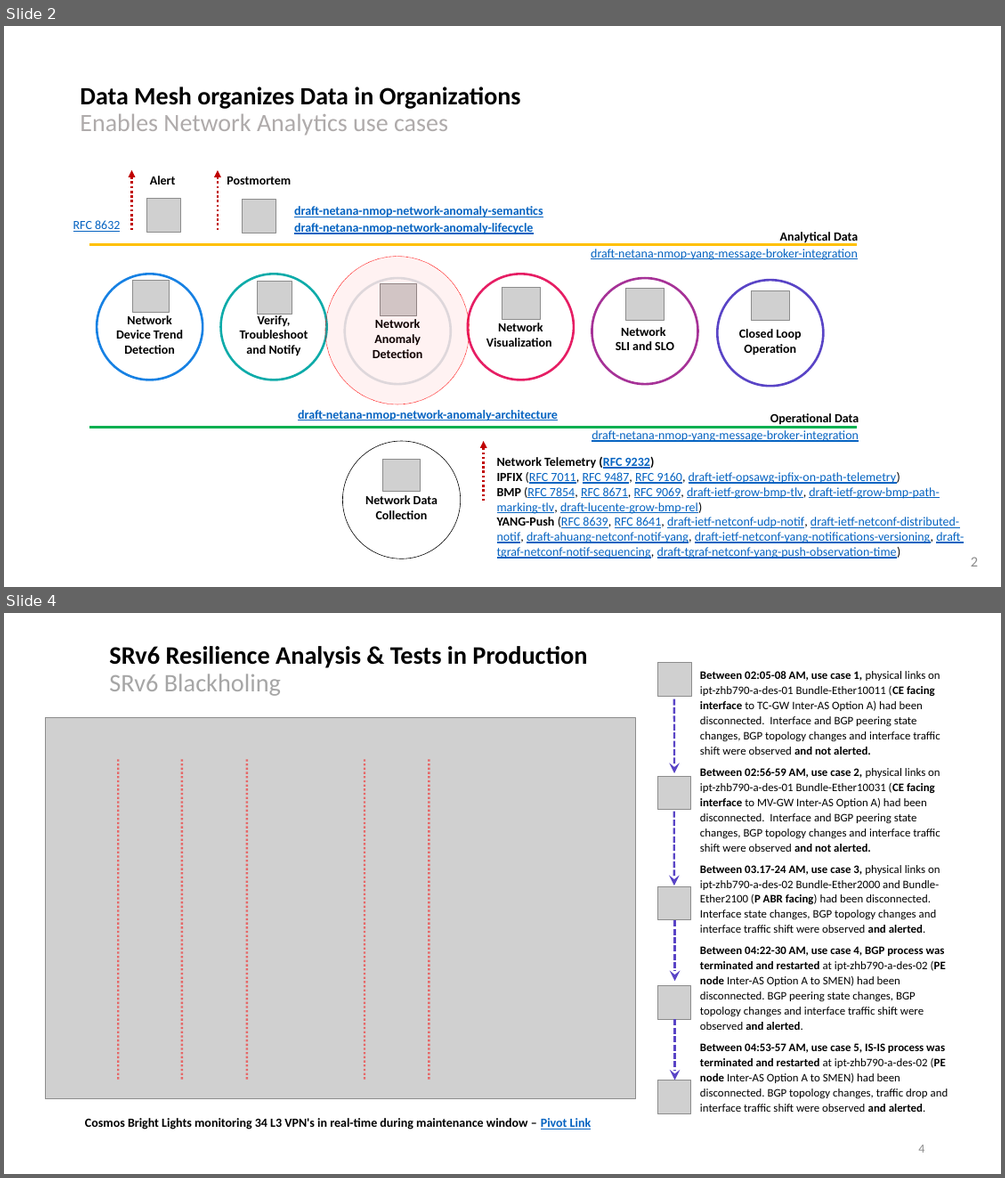
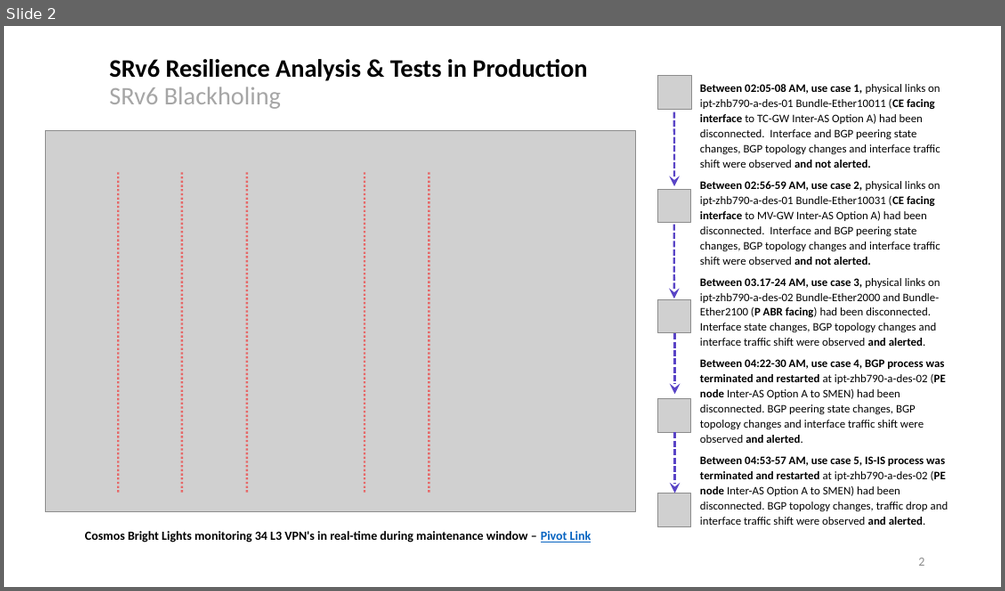
Before and after one commit to network-analytics/ietf-network-analytics-document-status, a slide deck: 122/NMOP/nmop-interim-swisscom-network-analytics-network-incident-postmortem.pptx. Shown one above the other, each under a label of ours: slides 2 and 4 before the commit, slide 2 after it; the slides between them are not shown. The pictures are 1005x1178 and 1005x591 pixels, drawn with LibreOffice and Linux fonts; fonts in the diff are those of the drawing; grey boxes stand for pictures. Boxes give left, top, right and bottom in pixels: in the first picture for what was removed or moved away, otherwise in the second. Text is boxed around its words. In the diff, an @@ line names an element or a change of style, - is before the commit and + after.

```diff
--- a/122/NMOP/nmop-interim-swisscom-network-analytics-network-incident-postmortem.pptx
+++ b/122/NMOP/nmop-interim-swisscom-network-analytics-network-incident-postmortem.pptx
@@ slide 2 removed at (4, 26, 1001, 587), background #FFFFFF @@
@@ title removed at (80, 87, 521, 135) @@
-Data Mesh organizes Data in Organizations
-Enables Network Analytics use cases
@@ arrow removed from (132, 232) to (132, 170) @@
@@ text removed at (150, 176, 176, 184) @@
-Alert
@@ arrow removed from (218, 232) to (218, 170) @@
@@ text removed at (226, 176, 291, 184) @@
-Postmortem
@@ picture removed at (146, 198, 180, 232) @@
@@ picture removed at (243, 200, 276, 233) @@
@@ text removed at (294, 206, 542, 234) @@
-draft-netana-nmop-network-anomaly-semantics
-draft-netana-nmop-network-anomaly-lifecycle
@@ text removed at (73, 220, 120, 232) @@
-RFC 8632
@@ text removed at (591, 232, 858, 260) @@
-Analytical Data
-draft-netana-nmop-yang-message-broker-integration
@@ line removed from (89, 244) to (857, 244) @@
@@ ellipse removed at (325, 257, 469, 404) @@
@@ ellipse removed at (97, 273, 202, 379) @@
-Network Device Trend Detection
@@ picture removed at (133, 281, 170, 313) @@
@@ ellipse removed at (221, 273, 327, 379) @@
-Verify, Troubleshoot and Notify
@@ picture removed at (257, 281, 291, 313) @@
@@ ellipse removed at (345, 278, 451, 384) @@
-Network Anomaly Detection
@@ picture removed at (380, 284, 417, 316) @@
@@ ellipse removed at (468, 273, 574, 379) @@
-Network Visualization
@@ picture removed at (502, 287, 541, 319) @@
@@ ellipse removed at (591, 278, 698, 384) @@
-Network
-SLI and SLO
@@ picture removed at (625, 288, 664, 320) @@
@@ ellipse removed at (718, 281, 824, 386) @@
-Closed Loop Operation
@@ picture removed at (751, 290, 789, 320) @@
@@ text removed at (298, 410, 558, 421) @@
-draft-netana-nmop-network-anomaly-architecture
@@ text removed at (591, 413, 858, 442) @@
-Operational Data
-draft-netana-nmop-yang-message-broker-integration
@@ line removed from (90, 426) to (858, 426) @@
@@ ellipse removed at (343, 441, 461, 558) @@
-Network Data Collection
@@ arrow removed from (484, 502) to (484, 441) @@
@@ picture removed at (382, 459, 420, 491) @@
@@ text removed at (497, 457, 963, 558) @@
-Network Telemetry (RFC 9232)
-IPFIX (RFC 7011, RFC 9487, RFC 9160, draft-ietf-opsawg-ipfix-on-path-telemetry)
-BMP (RFC 7854, RFC 8671, RFC 9069, draft-ietf-grow-bmp-tlv, draft-ietf-grow-bmp-path-marking-tlv, draft-lucente-grow-bmp-rel)
-YANG-Push (RFC 8639, RFC 8641, draft-ietf-netconf-udp-notif, draft-ietf-netconf-distributed-notif, draft-ahuang-netconf-notif-yang, draft-ietf-netconf-yang-notifications-versioning, draft-tgraf-netconf-notif-sequencing, draft-tgraf-netconf-yang-push-observation-time)
@@ page number removed at (971, 556, 978, 566) @@
-2
@@ what was slide 4 is now slide 2 @@
@@ page number at (918, 557, 924, 565): text changed @@
-4
+2
```
Also in this commit, not shown: 1 slide changed, 6 other slides removed, 1 other file.
